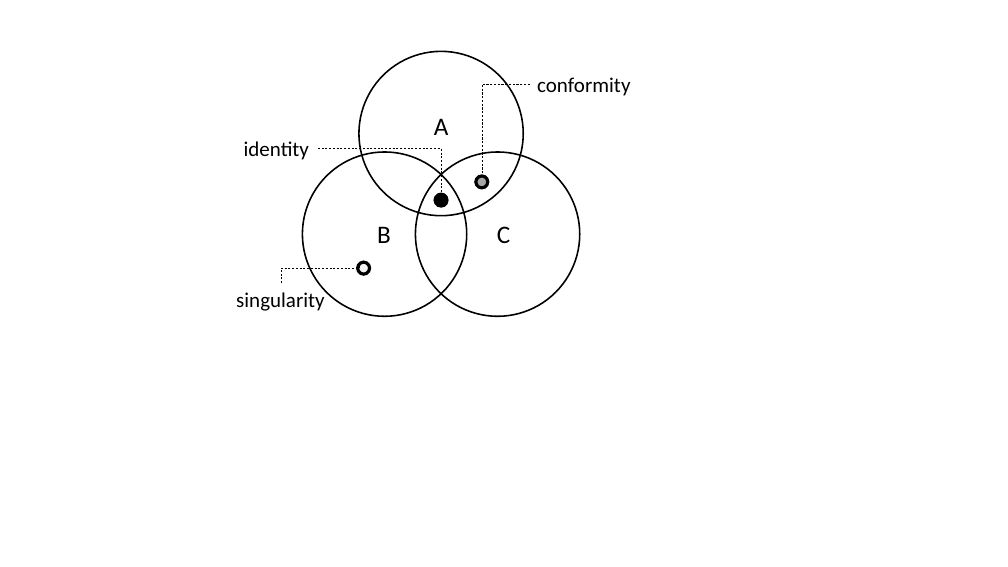
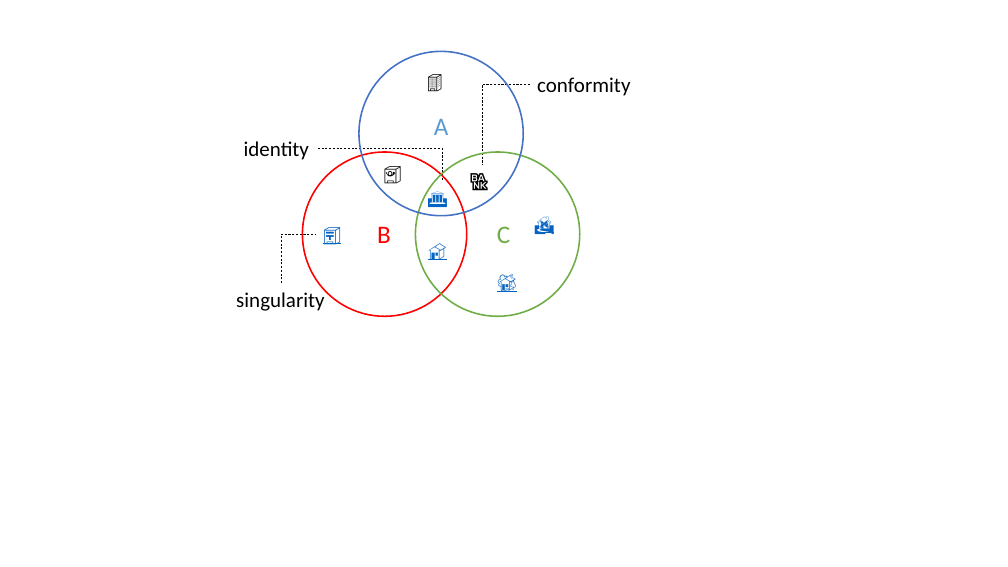
Before and after one commit to zoometh/thomashuet, a slide deck: slide 1 of teachings/stats/UPV/images/Presentation1.pptx. Drawn at 1008x567 pixels with LibreOffice and Linux fonts; fonts in the diff are those of the drawing. Boxes give left, top, right and bottom in pixels: in the first picture for what was removed or moved away, otherwise in the second. Text is boxed around its words. In the diff, an @@ line names an element or a change of style, - is before the commit and + after.

```diff
--- a/teachings/stats/UPV/images/Presentation1.pptx
+++ b/teachings/stats/UPV/images/Presentation1.pptx
@@ ellipse at <box>359,51,523,216</box>: outline #000000 1.5 pt to #4472C4 1.5 pt @@
@@ text added at <box>420,66,462,96</box>, 18 pt, text #000000 @@
+🏢
@@ elbow line moved from (530, 84) - (482, 176) to (530, 84) - (482, 164) @@
@@ text "A" at <box>434,119,449,135</box>: text colour #000000 to #5B9BD5 @@
@@ elbow line moved from (318, 148) - (441, 206) to (318, 148) - (442, 181) @@
@@ ellipse at <box>302,152,467,316</box>: outline #000000 1.5 pt to #FF0000 1.5 pt @@
@@ text added at <box>377,158,415,188</box>, 18 pt, text #000000 @@
+🏤
@@ ellipse at <box>415,152,579,316</box>: outline #000000 1.5 pt to #70AD47 1.5 pt @@
@@ text added at <box>463,164,502,194</box>, 18 pt, text #000000 @@
+🏦
@@ ellipse removed at <box>476,176,488,188</box> @@
@@ text added at <box>421,181,464,211</box>, 18 pt, text #0563C1, underline @@
+🏛️
@@ ellipse removed at <box>436,194,448,206</box> @@
@@ text added at <box>528,208,566,238</box>, 18 pt, text #0563C1, underline @@
+🏚️
@@ elbow line moved from (281, 284) - (359, 264) to (281, 284) - (316, 234) @@
@@ text added at <box>316,219,355,249</box>, 18 pt, text #0563C1, underline @@
+🏣
@@ text "B" at <box>377,226,391,243</box>: text colour #000000 to #FF0000 @@
@@ text added at <box>420,234,464,265</box>, 18 pt, text #0563C1, underline @@
+🏠
@@ text "C" at <box>497,226,510,243</box>: text colour #000000 to #70AD47 @@
@@ ellipse removed at <box>358,262,370,274</box> @@
@@ text added at <box>490,266,541,296</box>, 18 pt, text #0563C1, underline @@
+🏡
```
Also in this commit, not shown: 1 other slide changed, 8 other files.
